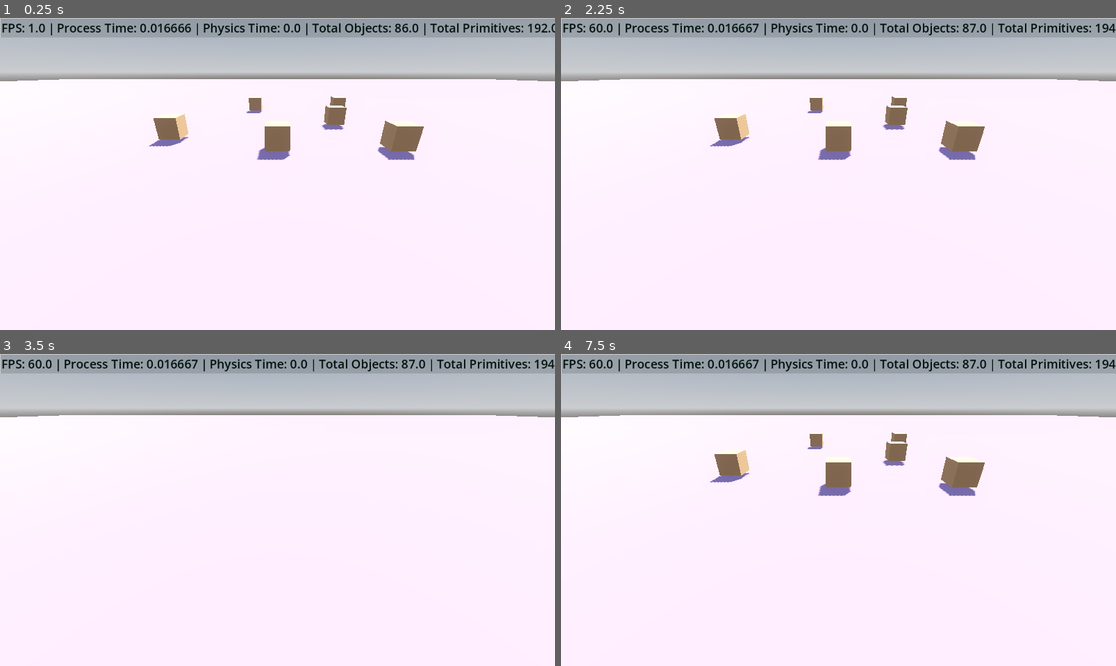
Above: before the commit, frames 1-4 (two rows, left to right).
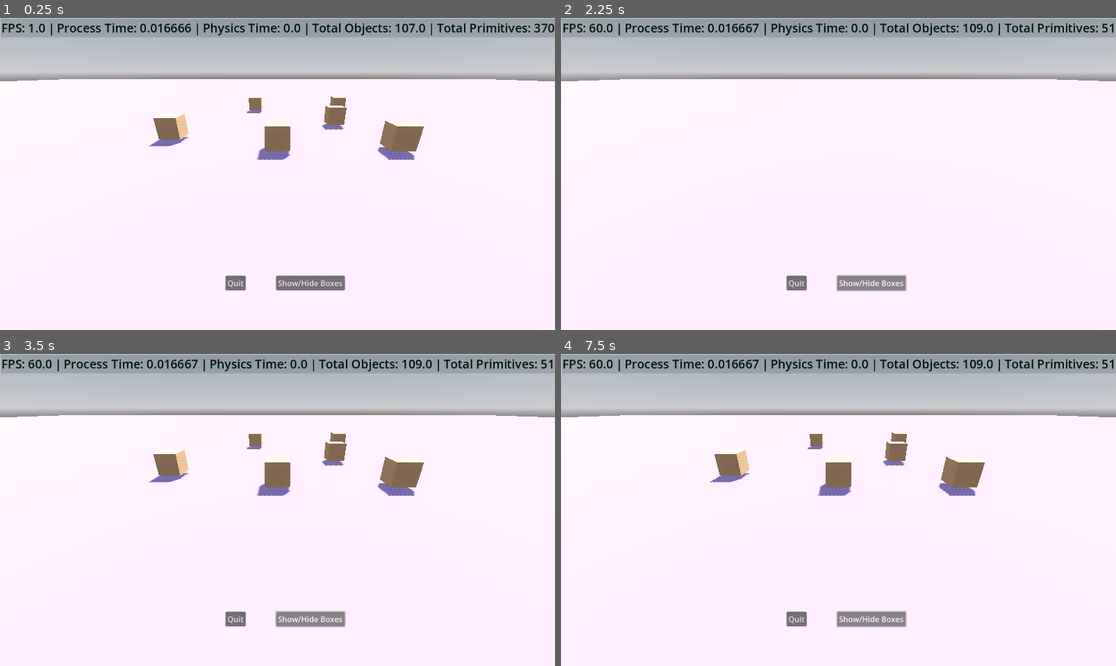
Above: after the commit, the same moments.

Repository: denton85/dsperformanceoverlay
Game: Godot game, scene res://main.tscn
The game is run twice, just before and just after one commit, with the same random seed, the same clock (stepped at 60 frames per second) and the same inputs.
Inputs (mouse positions are in pixels of both pictures, inside the frame that each line leads up to):
- Up to frame 1 (0.25 s): no input
- Up to frame 2 (2.25 s): click (871, 283) at 0.5 s, where only the run after the commit has a clickable "Show/Hide Boxes"; click (871, 283) at 1.25 s, where only the run after the commit has a clickable "Show/Hide Boxes"; click (871, 283) at 2 s, where only the run after the commit has a clickable "Show/Hide Boxes"
- Up to frame 3 (3.5 s): tap Enter at 2.75 s; tap Space (hide) at 2.85 s
- Up to frame 4 (7.5 s): tap Space (hide) at 3.5, 3.6, 4.35, 5, 5.1, 5.85, 6.5, 6.6, 7.35 s; tap Enter at 4.25, 5.75 s

The runs differ from the first frame. In frame 1, 1.3% of the frame differs, in the area x 40-100%, y 1-88%; in frame 2, 3.5%, in the area x 26-100%, y 1-88%; in frame 3, 3.5%; in frame 4, 1.3%.

Commit message:
Added UI to example

Diff:
--- a/main.gd
+++ b/main.gd
@@ -2,6 +2,16 @@
 
 func _unhandled_input(event: InputEvent) -> void:
 	if Input.is_action_just_pressed("hide"):
-		for i in get_children():
+		toggle_boxes()
+
+func toggle_boxes() -> void:
+	for i in get_children():
 			if i.is_in_group("Boxes"):
 				i.visible = !i.visible
+
+func _on_show_hide_pressed() -> void:
+	toggle_boxes()
+
+
+func _on_quit_pressed() -> void:
+	get_tree().quit()
--- a/main.tscn
+++ b/main.tscn
@@ -71,3 +71,34 @@
 transform = Transform3D(1, 0, 0, 0, 0.894107, 0.447853, 0, -0.447853, 0.894107, 0, 3.49932, 8.19924)
 
 [node name="DsOverlay" parent="." instance=ExtResource("1_ig7tw")]
+
+[node name="Quit" type="Button" parent="."]
+anchors_preset = 7
+anchor_left = 0.5
+anchor_top = 1.0
+anchor_right = 0.5
+anchor_bottom = 1.0
+offset_left = -108.0
+offset_top = -113.0
+offset_right = -66.0
+offset_bottom = -82.0
+grow_horizontal = 2
+grow_vertical = 0
+text = "Quit"
+
+[node name="ShowHide" type="Button" parent="."]
+anchors_preset = 7
+anchor_left = 0.5
+anchor_top = 1.0
+anchor_right = 0.5
+anchor_bottom = 1.0
+offset_left = 47.0
+offset_top = -113.0
+offset_right = 89.0
+offset_bottom = -82.0
+grow_horizontal = 2
+grow_vertical = 0
+text = "Show/Hide Boxes"
+
+[connection signal="pressed" from="Quit" to="." method="_on_quit_pressed"]
+[connection signal="pressed" from="ShowHide" to="." method="_on_show_hide_pressed"]
